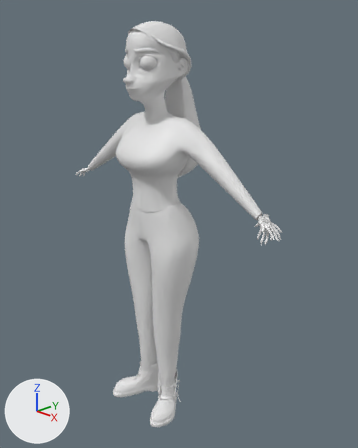
The Blender file mavis.blend, before and after one commit.
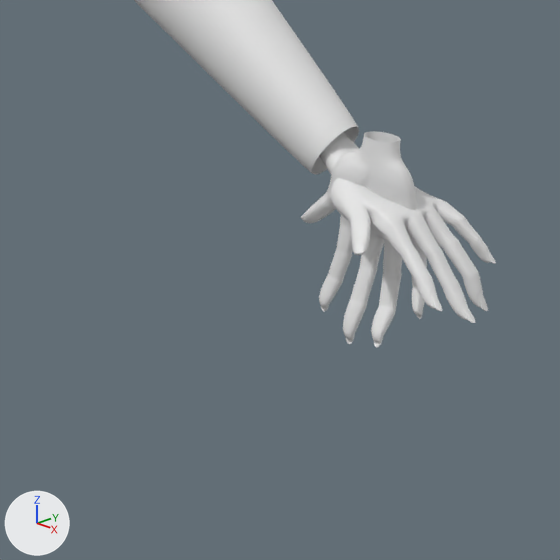
The first picture shows the older version from a camera (50 mm lens) standing at (2.46, -2.14, 2.57) and looking at (0.07, 0.12, 1.4). The close-ups show both versions on the part from 59% to 81% of the width and 44% to 62% of the height of that picture; other places that the commit changed are outside them. Every picture has the same lights, and +X, +Y and +Z are marked at lower left.

Objects in the first close-up: 'body', 'hand', 'shirt'.
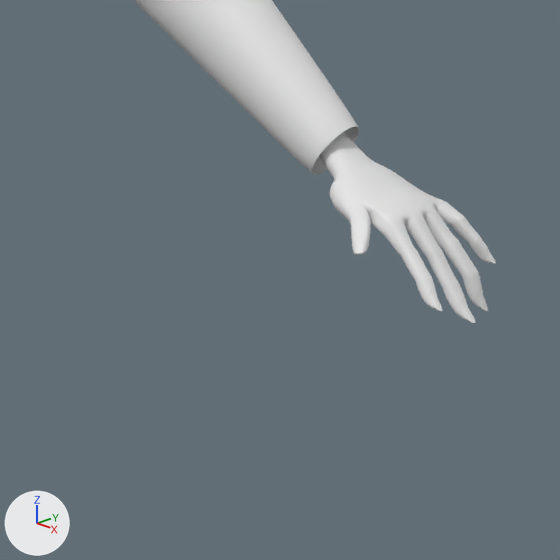
Changed parts and their boxes (x1, y1, x2, y2) in the close-ups (560 x 560 px):
'hand', hidden: before (301, 131, 427, 347)

What the commit changed:
Object 'hand' (ob_hand) is now hidden.
